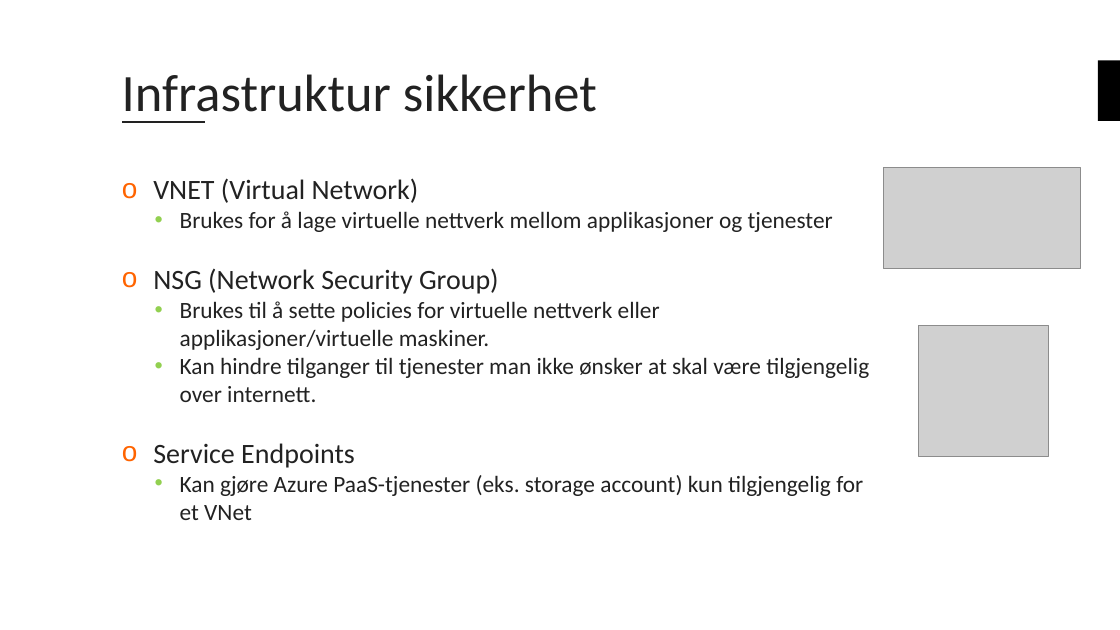
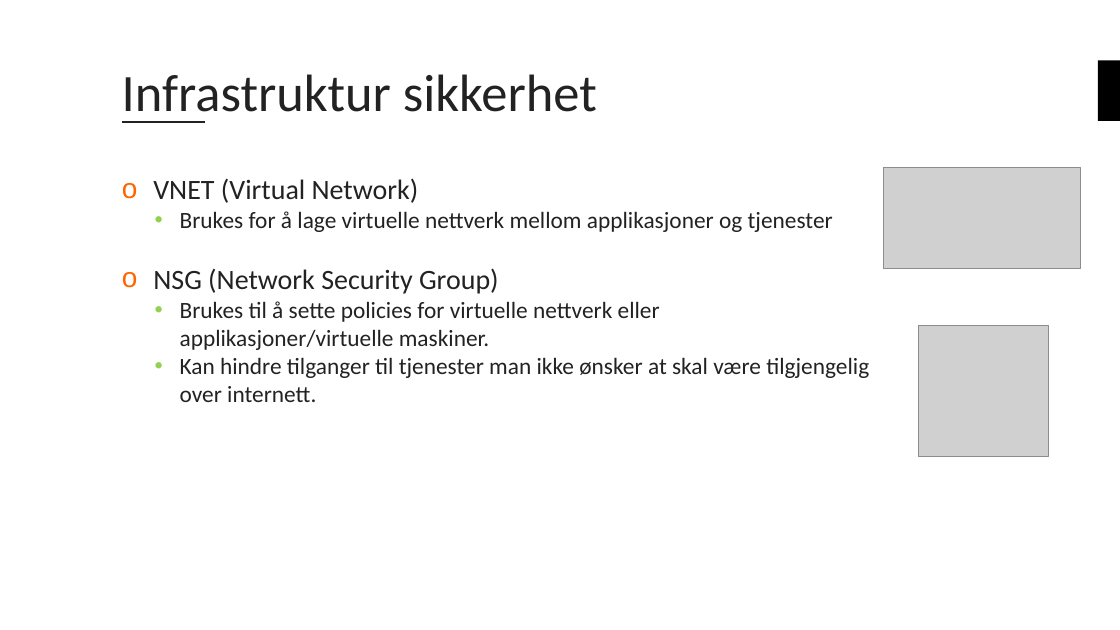
Before and after one commit to bouvet/azure-workshops, a slide deck: slide 22 of Workshop_3/Presentasjon/Azureskolen-Workshop#3.pptx. Drawn at 1120x630 pixels with LibreOffice and Linux fonts; fonts in the diff are those of the drawing; grey boxes stand for pictures; background and template pictures are left out. Boxes give left, top, right and bottom in pixels: in the first picture for what was removed or moved away, otherwise in the second. Text is boxed around its words. In the diff, an @@ line names an element or a change of style, - is before the commit and + after.

```diff
--- a/Workshop_3/Presentasjon/Azureskolen-Workshop#3.pptx
+++ b/Workshop_3/Presentasjon/Azureskolen-Workshop#3.pptx
@@ text at (x1=153, y1=443, x2=863, y2=520): paragraphs removed @@
-o Service Endpoints
-  • Kan gjøre Azure PaaS-tjenester (eks. storage account) kun tilgjengelig for et VNet
```
Also in this commit, not shown: 7 other slides changed.
